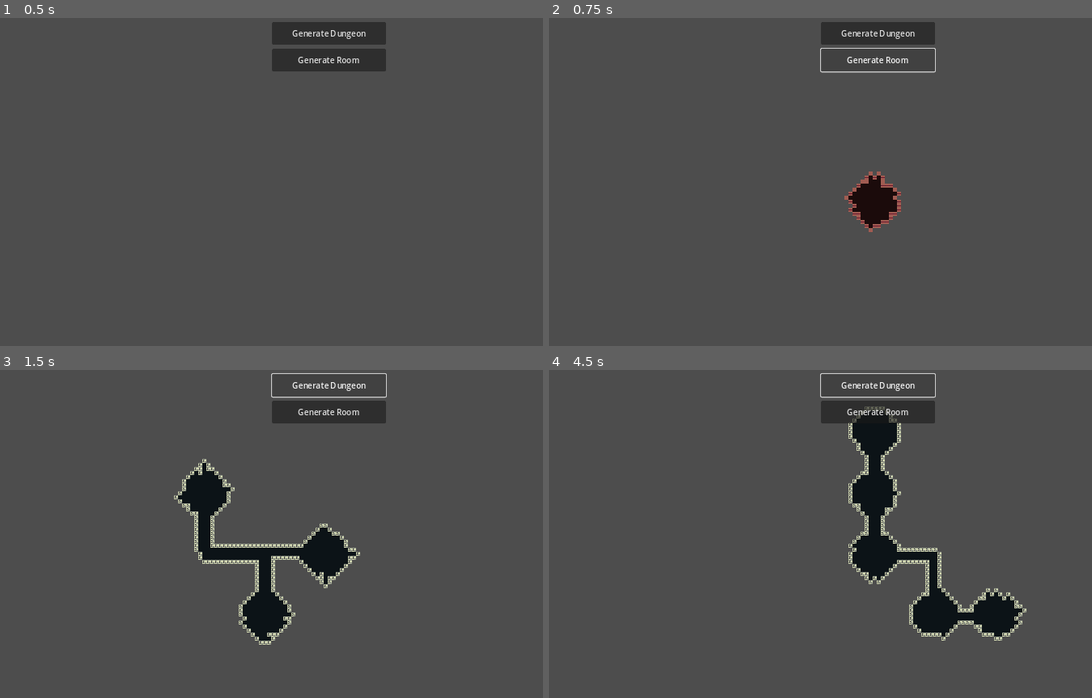
Above: before the commit, frames 1-4 (two rows, left to right).
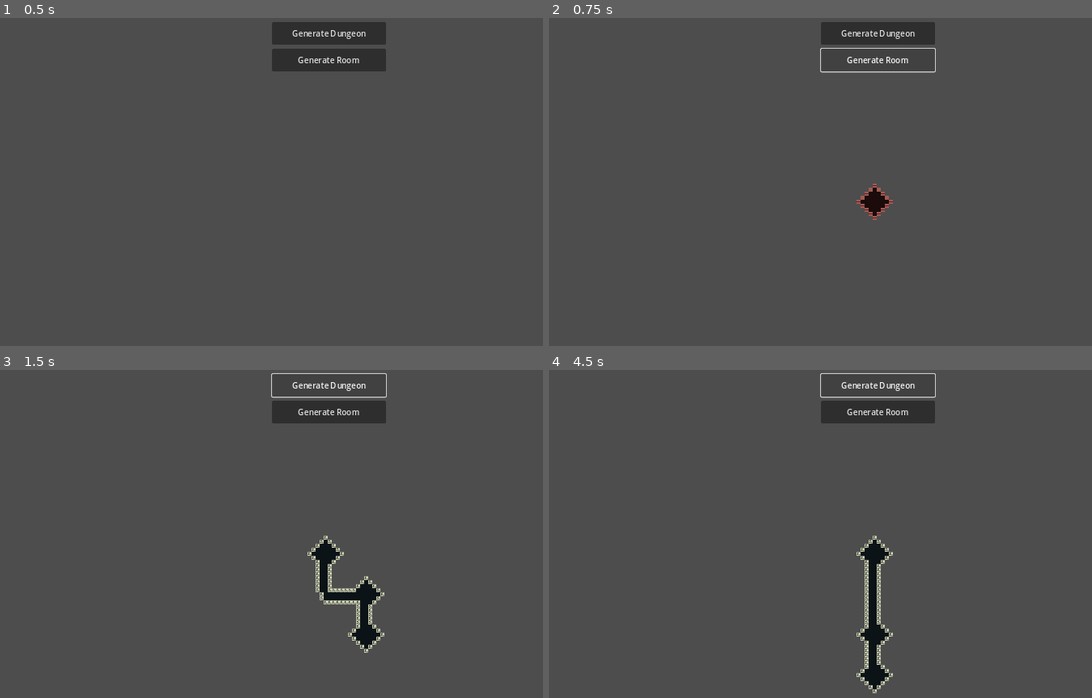
Above: after the commit, the same moments.

Repository: WizardsNStuff/Zealot-of-Wanderlust
Game: Godot game, scene res://Proc Gen/proc_gen.tscn
The game is run twice, just before and just after one commit, with the same random seed, the same clock (stepped at 60 frames per second) and the same inputs. This scene is started directly instead of the project's main scene.
Inputs:
- Up to frame 1 (0.5 s): no input
- Up to frame 2 (0.75 s): click "Generate Room" at 0.5 s
- Up to frame 3 (1.5 s): click "Generate Dungeon" at 1.25 s
- Up to frame 4 (4.5 s): click "Generate Room" at 2 s; click "Generate Dungeon" at 2.75 s; click "Generate Room" at 3.5 s; click "Generate Dungeon" at 4.25 s

Frame 1 is identical in both runs. In frame 2, 1.0% of the frame differs, in the area x 54-65%, y 46-66%; in frame 3, 6.2%; in frame 4, 7.4%, in the area x 55-88%, y 11-99%.

Commit message:
implemeneted binary space partitioning algorithm

Diff:
--- a/zealot-of-wanderlust/Proc Gen/proc_gen.tscn
+++ b/zealot-of-wanderlust/Proc Gen/proc_gen.tscn
@@ -82,10 +82,9 @@
 [node name="ProcGenData" type="Node" parent="."]
 script = ExtResource("2_fqe3b")
 room_iterations = 1000
-room_walk_length = 7
+room_walk_length = 3
 room_start_randomly_each_iteration = false
-corridor_walk_length = 15
-corridor_amount = 7
+corridor_amount = 3
 
 [node name="ProcGenView" type="CanvasLayer" parent="." node_paths=PackedStringArray("proc_gen_controller", "gen_room_btn", "gen_dungeon_btn")]
 script = ExtResource("3_2tjgd")
--- a/zealot-of-wanderlust/Proc Gen/proc_gen_controller.gd
+++ b/zealot-of-wanderlust/Proc Gen/proc_gen_controller.gd
@@ -417,3 +417,69 @@
 
 	# if the direction does not match any cardinal direction, return Vector2i.ZERO
 	return Vector2i.ZERO
+
+# performs binary space partitioning on a given space to create a list of rooms
+# algorithm recursively splits the space until the resulting rooms meet
+# the minimum width and height requirements
+func binary_space_partitioning(space_to_split : AABB, minWidth: int, minHeight: int) -> Array[AABB]:
+	# queue to hold the spaces that need to be split
+	var rooms_queue : Array[AABB] = []
+	# array to store the successfully created rooms
+	var rooms_list : Array[AABB] = []
+
+	# enqueue the initial space to split
+	rooms_queue.push_back(space_to_split)
+
+	# process the queue until all spaces have been handled
+	while (rooms_queue.size() > 0):
+		# dequeue the next room to process
+		var room : AABB = rooms_queue.pop_front()
+
+		# check if the room is large enough to split
+		if (room.size.y >= minHeight && room.size.x >= minWidth):
+
+			# generate a random value to decide how to split the room, for a more random room layout
+			# if the random value is <= 0.5, we prioritize a horizontal split
+			if (randf() <= 0.5):
+
+				# if the room's height is at least double the min height
+				# split the room horizontally to create two new rooms
+				if (room.size.y >= minHeight*2):
+					split_horizontally(minHeight, rooms_queue, room)
+
+				# if the room's width is at least double the min width
+				# split the room vertically to create two new rooms
+				elif (room.size.x >= minWidth*2):
+					split_vertically(minWidth, rooms_queue, room)
+
+				# the room cannot be split further due to size constraints
+				# but it is a valid room, so we add it to the rooms list
+				else:
+					rooms_list.append(room)
+
+			# if the random value is > 0.5, we prioritize a vertical split
+			else:
+
+				# if the room's width is at least double the min width
+				# split the room vertically to create two new rooms
+				if (room.size.x >= minWidth*2):
+					split_vertically(minWidth, rooms_queue, room)
+
+				# if the room's height is at least double the min height
+				# split the room horizontally to create two new rooms
+				elif (room.size.y >= minHeight*2):
+					split_horizontally(minHeight, rooms_queue, room)
+
+				# the room cannot be split further due to size constraints
+				# but it is a valid room, so we add it to the rooms list
+				else:
+					rooms_list.append(room)
+
+	# return the list of created rooms
+	return rooms_list
+
+func split_vertically(minWidth : int, rooms_queue : Array[AABB], room : AABB) -> void:
+	pass
+
+func split_horizontally(minHeight : int, rooms_queue : Array[AABB], room : AABB) -> void:
+	pass
